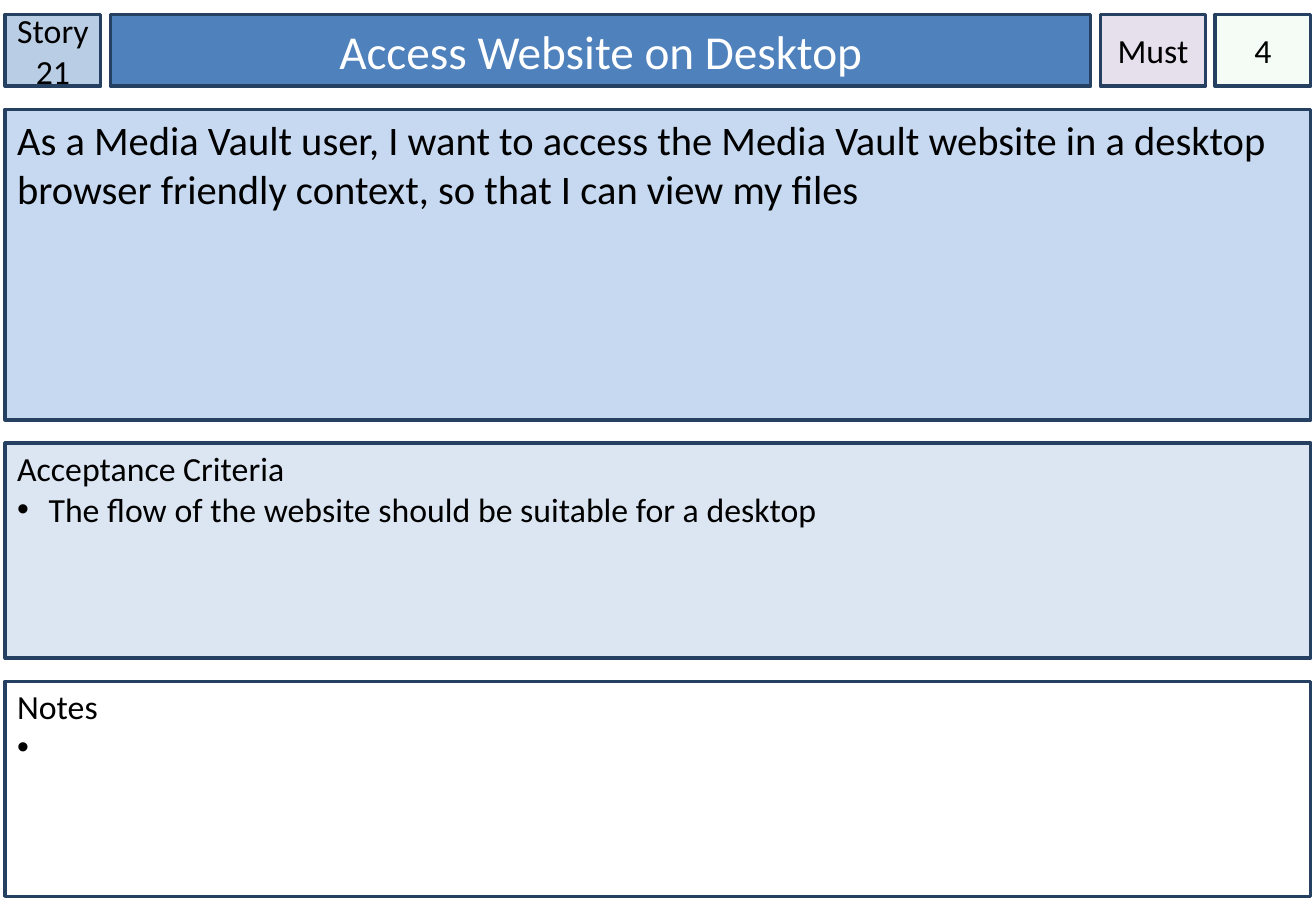
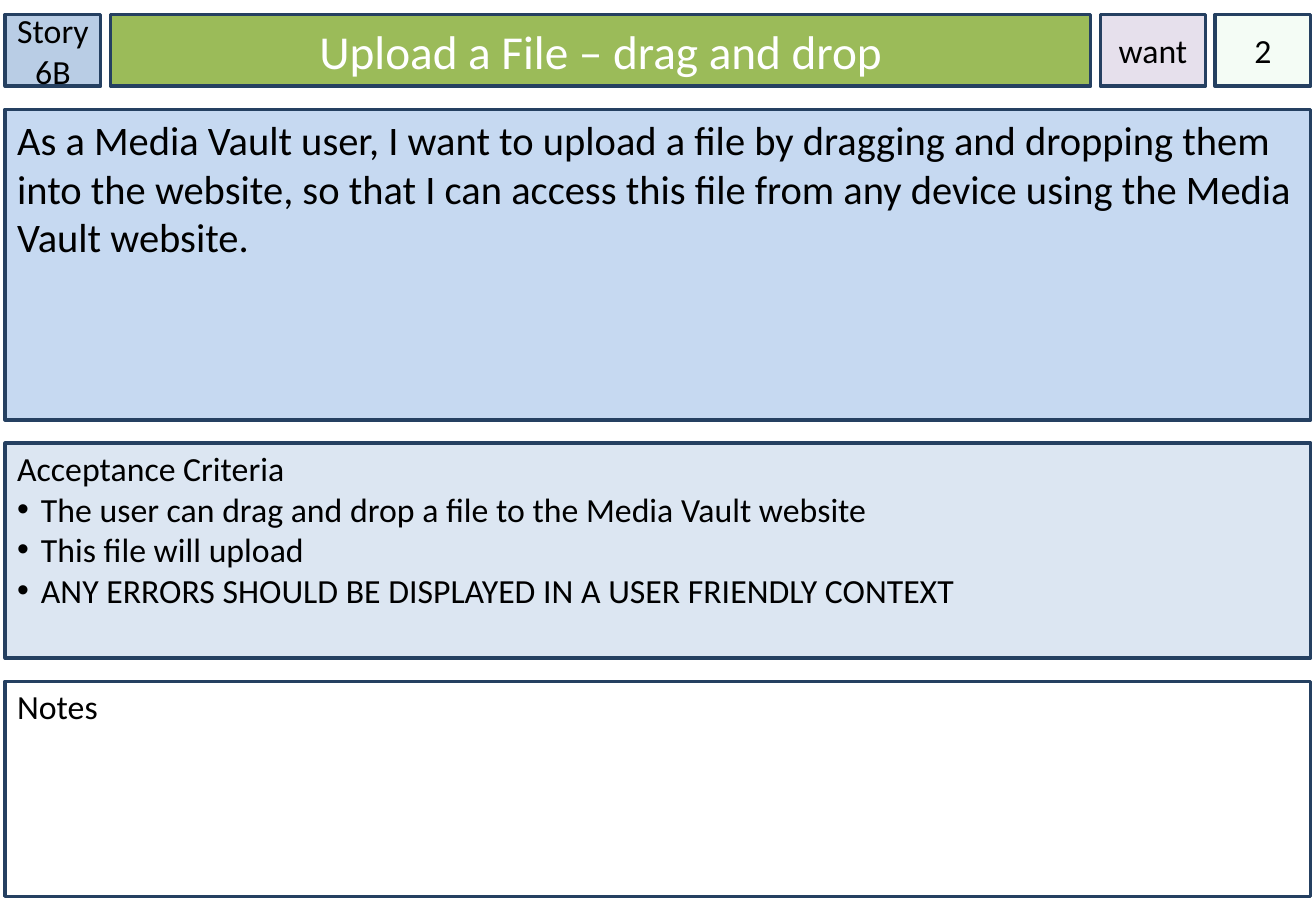
Before and after one commit to Lewibra/IFB299, a slide deck: slide 9 of Stories/Story Cards.pptx (slide 24 before the commit). Drawn at 1316x911 pixels with LibreOffice and Linux fonts; fonts in the diff are those of the drawing. Boxes give left, top, right and bottom in pixels: in the first picture for what was removed or moved away, otherwise in the second. Text is boxed around its words. In the diff, an @@ line names an element or a change of style, - is before the commit and + after.

```diff
--- a/Stories/Story Cards.pptx
+++ b/Stories/Story Cards.pptx
@@ text in rectangle at bbox=[17, 15, 89, 92]: text changed @@
-Story 21
+Story 6B
@@ rectangle "Upload a File – drag ..." at bbox=[111, 15, 1091, 86]: fill #4F81BD to #9BBB59 @@
@@ text in rectangle at bbox=[319, 36, 882, 77]: text changed @@
-Access Website on Desktop
+Upload a File – drag and drop
@@ text in rectangle at bbox=[1119, 41, 1188, 64]: text changed @@
-Must
+want
@@ text in rectangle at bbox=[1254, 41, 1271, 63]: text changed @@
-4
+2
@@ text in rectangle at bbox=[17, 127, 1291, 253]: text changed @@
-As a Media Vault user, I want to access the Media Vault website in a desktop browser friendly context, so that I can view my files
+As a Media Vault user, I want to upload a file by dragging and dropping them into the website, so that I can access this file from any device using the Media Vault website.
@@ text in rectangle at bbox=[41, 498, 954, 604]: text changed @@
-• The flow of the website should be suitable for a desktop
+• The user can drag and drop a file to the Media Vault website
+• This file will upload
+• ANY ERRORS SHOULD BE DISPLAYED IN A USER FRIENDLY CONTEXT
```
Also in this commit, not shown: 20 other slides changed, 2 slides added, 2 slides removed.
